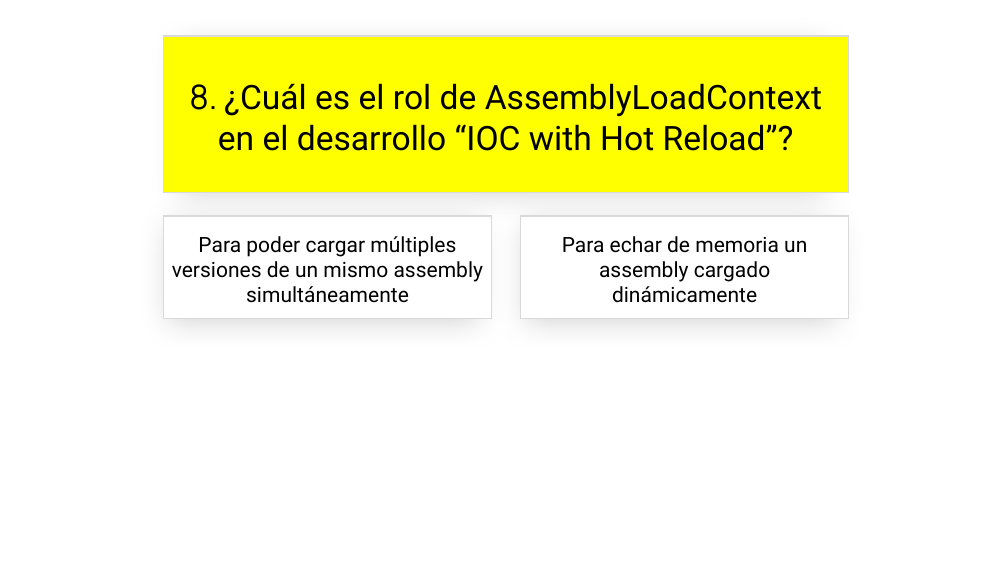
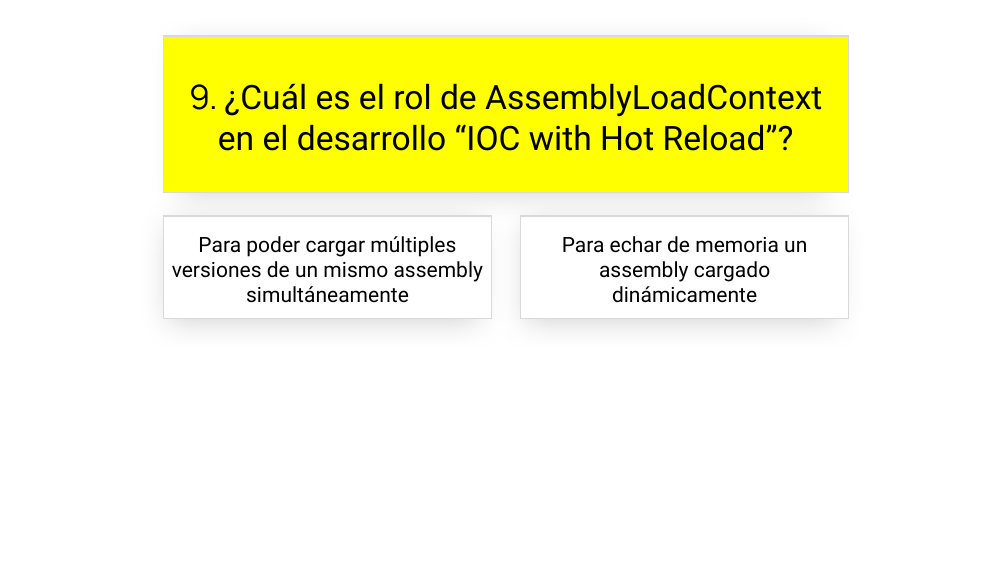
Before and after one commit to jsuarezruiz/SevillaDotNetConf2023, a slide deck: slide 19 of sevilladotnetconf-close.pptx (slide 17 before the commit). Drawn at 1008x567 pixels with LibreOffice and Linux fonts; fonts in the diff are those of the drawing. Boxes give left, top, right and bottom in pixels: in the first picture for what was removed or moved away, otherwise in the second. Text is boxed around its words. In the diff, an @@ line names an element or a change of style, - is before the commit and + after.

```diff
--- a/sevilladotnetconf-close.pptx
+++ b/sevilladotnetconf-close.pptx
@@ text in rectangle at (189, 83, 822, 151): text changed @@
-8. ¿Cuál es el rol de AssemblyLoadContext en el desarrollo “IOC with Hot Reload”?
+9. ¿Cuál es el rol de AssemblyLoadContext en el desarrollo “IOC with Hot Reload”?
```
Also in this commit, not shown: 18 other slides changed, 8 slides added, 1 other file.
